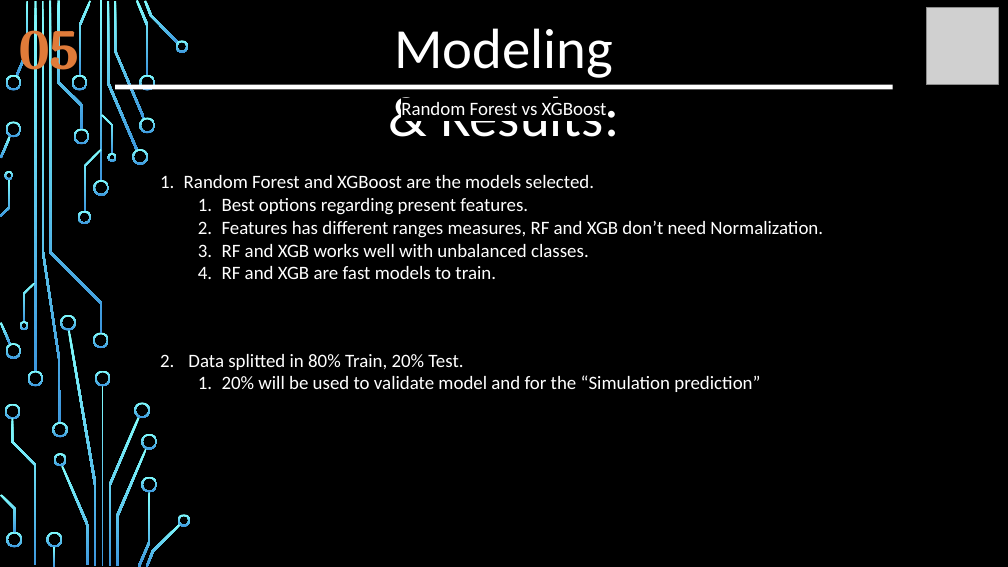
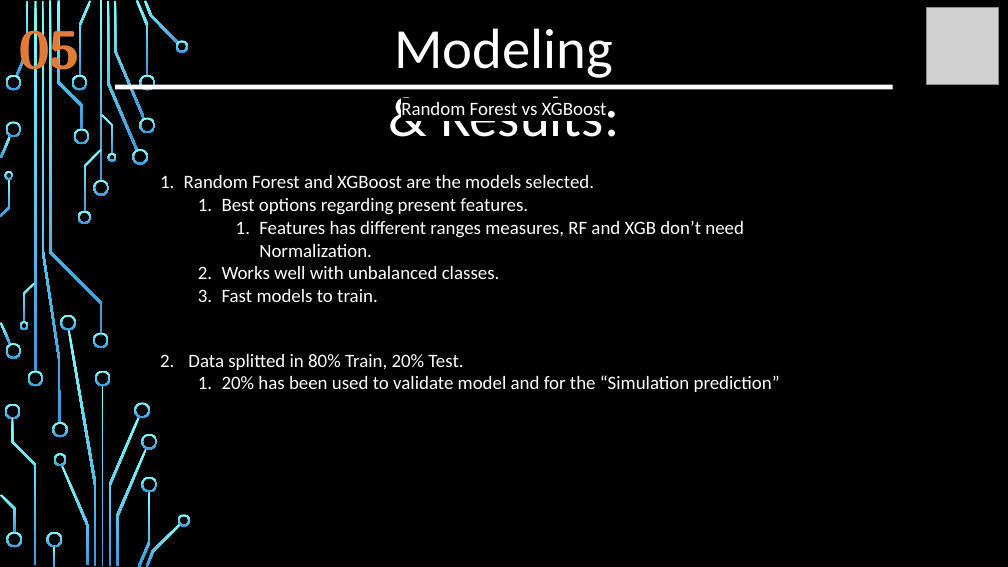
Before and after one commit to auli13/project-ds-end-to-end-v2, a slide deck: slide 9 of FPM.pptx. Drawn at 1008x567 pixels with LibreOffice and Linux fonts; fonts in the diff are those of the drawing; grey boxes stand for pictures; background and template pictures are left out. Boxes give left, top, right and bottom in pixels: in the first picture for what was removed or moved away, otherwise in the second. Text is boxed around its words. In the diff, an @@ line names an element or a change of style, - is before the commit and + after.

```diff
--- a/FPM.pptx
+++ b/FPM.pptx
@@ text at (259,221,744,257): list level 2 to 3 in "Features has different ranges measures, ..." @@
@@ text at (222,266,500,302): text changed @@
-  3. RF and XGB works well with unbalanced classes.
-  4. RF and XGB are fast models to train.
+  2. Works well with unbalanced classes.
+  3. Fast models to train.
@@ text at (222,375,780,392): text changed @@
-  1. 20% will be used to validate model and for the “Simulation prediction”
+  1. 20% has been used to validate model and for the “Simulation prediction”
```
Also in this commit, not shown: 8 other slides changed, 3 slides added, 2 slides removed, 3 other files.
